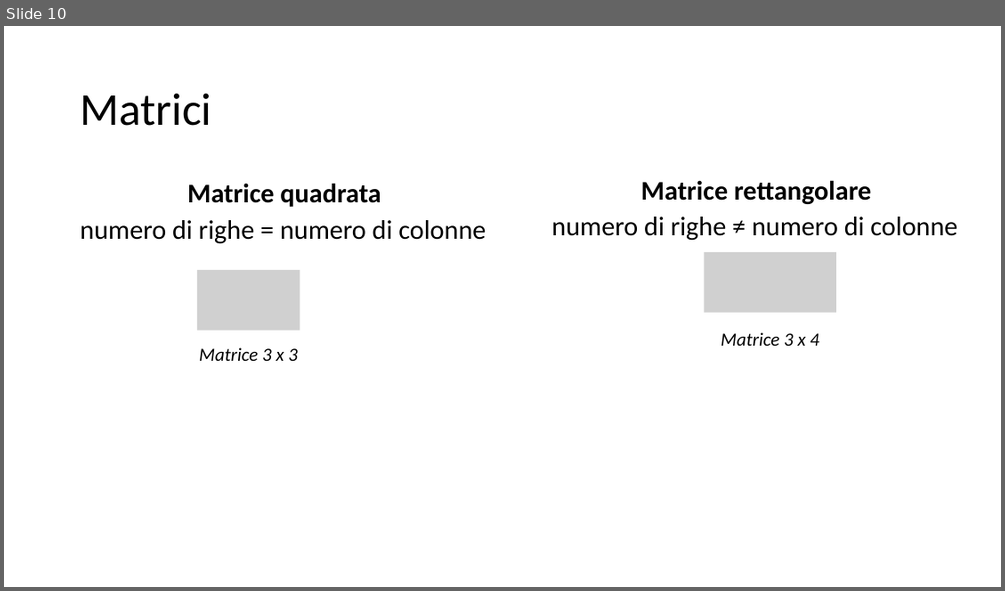
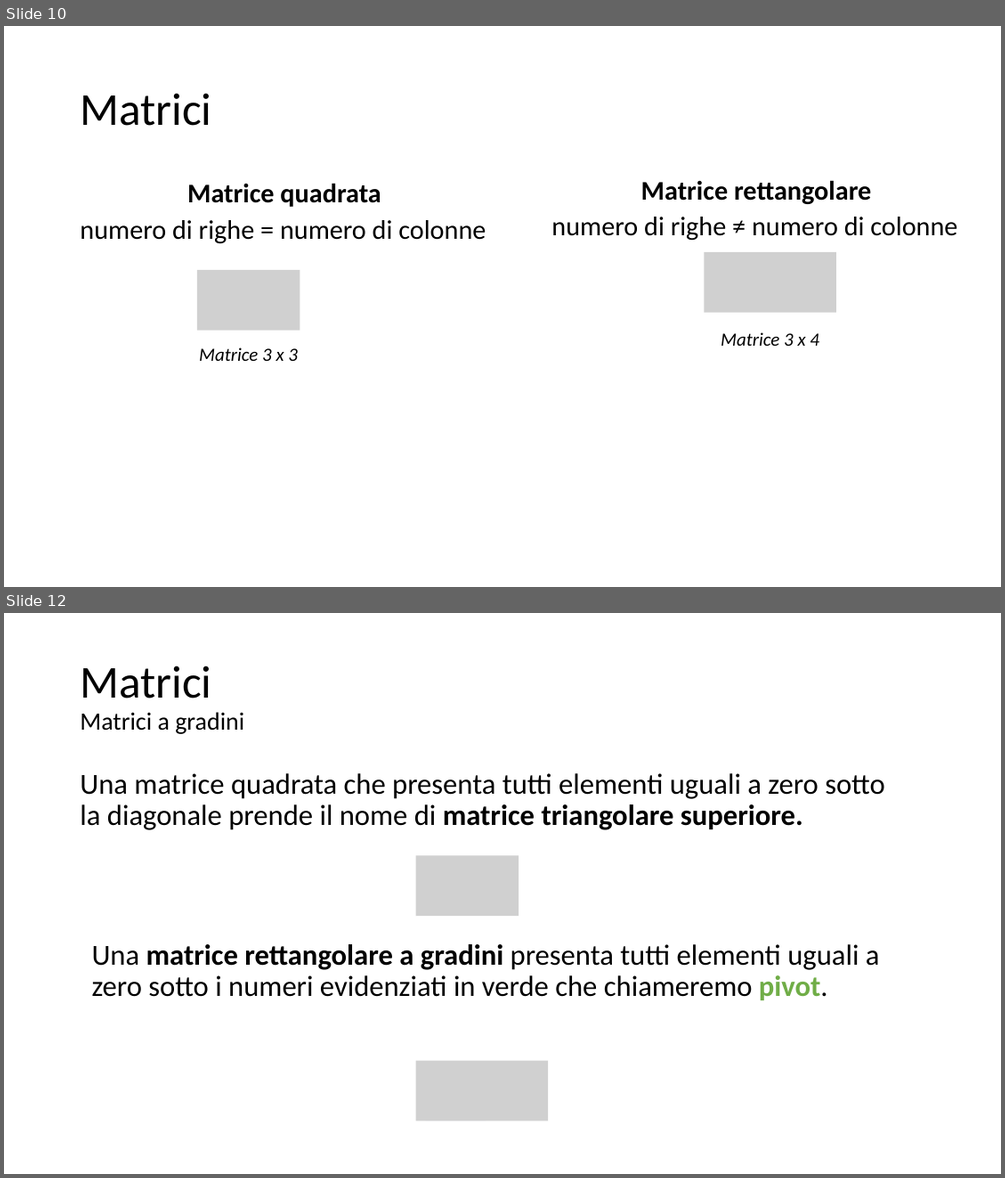
Before and after one commit to matteodelv/GaussLinearSystems, a slide deck: Presentazione.pptx. Shown one above the other, each under a label of ours: slide 10 before the commit, slides 10 and 12 after it; the slides between them are not shown. The pictures are 1005x591 and 1005x1178 pixels, drawn with LibreOffice and Linux fonts; fonts in the diff are those of the drawing; grey boxes stand for pictures. Boxes give left, top, right and bottom in pixels: in the first picture for what was removed or moved away, otherwise in the second. Text is boxed around its words. In the diff, an @@ line names an element or a change of style, - is before the commit and + after.

```diff
--- a/Presentazione.pptx
+++ b/Presentazione.pptx
@@ slide 12 added at (x1=4, y1=613, x2=1001, y2=1174), background #FFFFFF @@
@@ title added at (x1=80, y1=666, x2=244, y2=734), 24 pt, text #000000 @@
+Matrici
+Matrici a gradini
@@ text added at (x1=80, y1=773, x2=885, y2=830), 28 pt, text #000000 @@
+Una matrice quadrata che presenta tutti elementi uguali a zero sotto la diagonale prende il nome di matrice triangolare superiore.
@@ picture added at (x1=416, y1=855, x2=518, y2=916) @@
@@ text added at (x1=92, y1=944, x2=880, y2=1000), 28 pt, text #000000 @@
+Una matrice rettangolare a gradini presenta tutti elementi uguali a zero sotto i numeri evidenziati in verde che chiameremo pivot.
@@ picture added at (x1=416, y1=1060, x2=549, y2=1121) @@
@@ right triangle added at (x1=427, y1=1076, x2=484, y2=1120), fill #FBE5D6, outline #DAE3F3 1 pt @@
```
Also in this commit, not shown: 3 slides changed, 24 other slides added.
